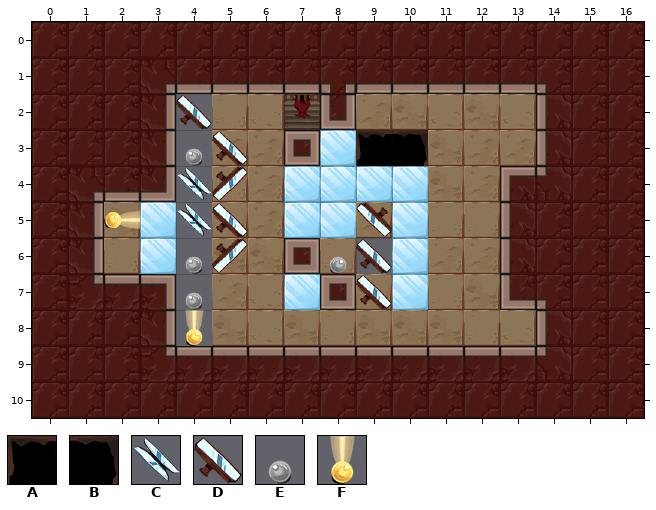
One commit to this Tiled map: assets/levels/kongregate_release/k18.tmx. That is the earlier state.
Cells are 48x48 px. Shown: x 0..16, y 0..10.
Key: from "holes": A 0, B 2; from "mirrors": C 0, D 1; from "orb_sheet": E 2, F 3.
_ is an empty cell.
Layers that did not change in this view are not listed.
Layer "Holes" before, first column x 0:
 0 _________________
 1 _________________
 2 ____D____________
 3 ____E____AB______
 4 ____C____________
 5 ____C____________
 6 ____E____D_______
 7 ____E____________
 8 ____F____________
 9 _________________
10 _________________
Now the later version:
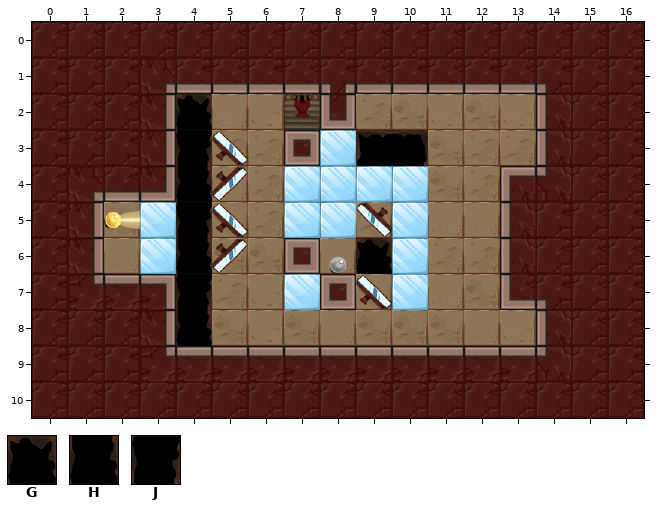
Further tiles: from "holes": G 6, H 7, J 13.
From old to new:
{"where": "layer \"Holes\""}
{"y":2,"x":4,"old":"D","new":"G"}
{"y":3,"x":4,"old":"E","new":"J"}
{"y":4,"x":4,"old":"C","new":"H"}
{"y":5,"x":4,"old":"C","new":"J"}
{"y":6,"x":4,"old":"E","new":"H"}
{"y":6,"x":9,"old":"D","new":"G"}
{"y":7,"x":4,"old":"E","new":"J"}
{"y":8,"x":4,"old":"F","new":"H"}
